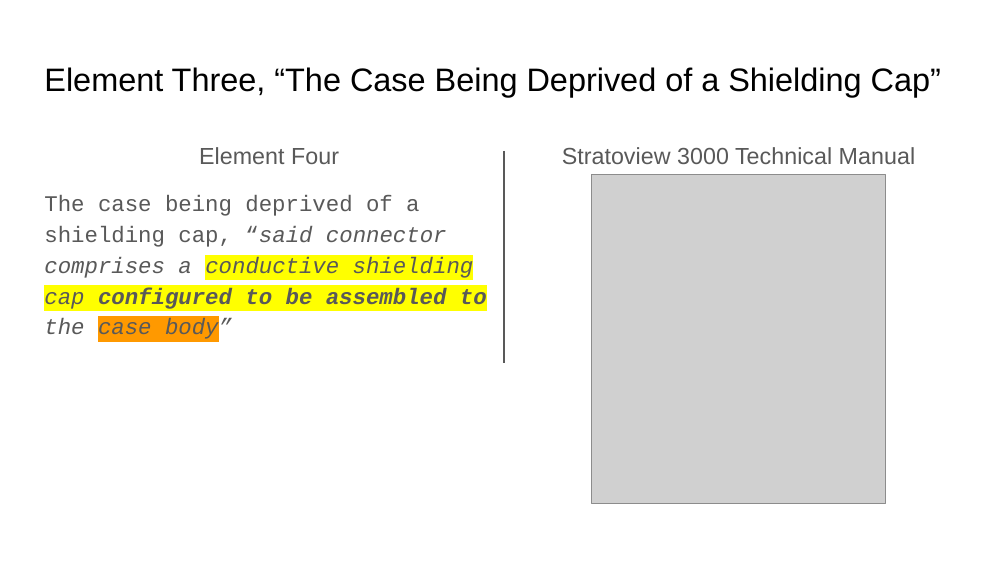
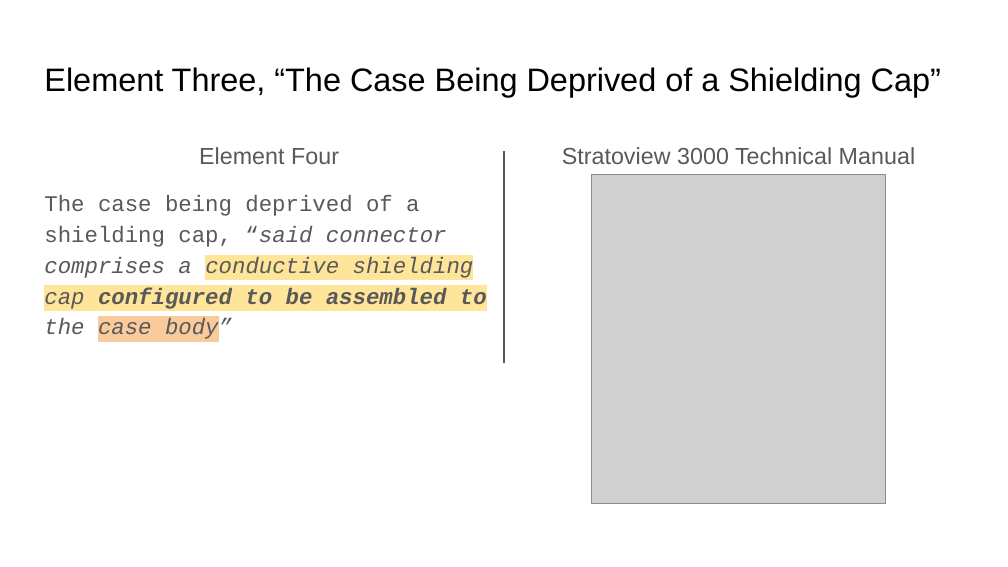
Before and after one commit to beaujibby/slides, a slide deck: slide 2 of MSJSlides.pptx. Drawn at 1008x567 pixels with LibreOffice and Linux fonts; fonts in the diff are those of the drawing; grey boxes stand for pictures. Boxes give left, top, right and bottom in pixels: in the first picture for what was removed or moved away, otherwise in the second. Text is boxed around its words. In the diff, an @@ line names an element or a change of style, - is before the commit and + after.

```diff
--- a/MSJSlides.pptx
+++ b/MSJSlides.pptx
@@ text "The case being deprived of ..." at [44,195,487,341]: highlight #FFFF00 to #FFE599 in "conductive shielding cap configured to be assembled ..."; highlight #FF9900 to #F9CB9C in "case body”" @@
```
